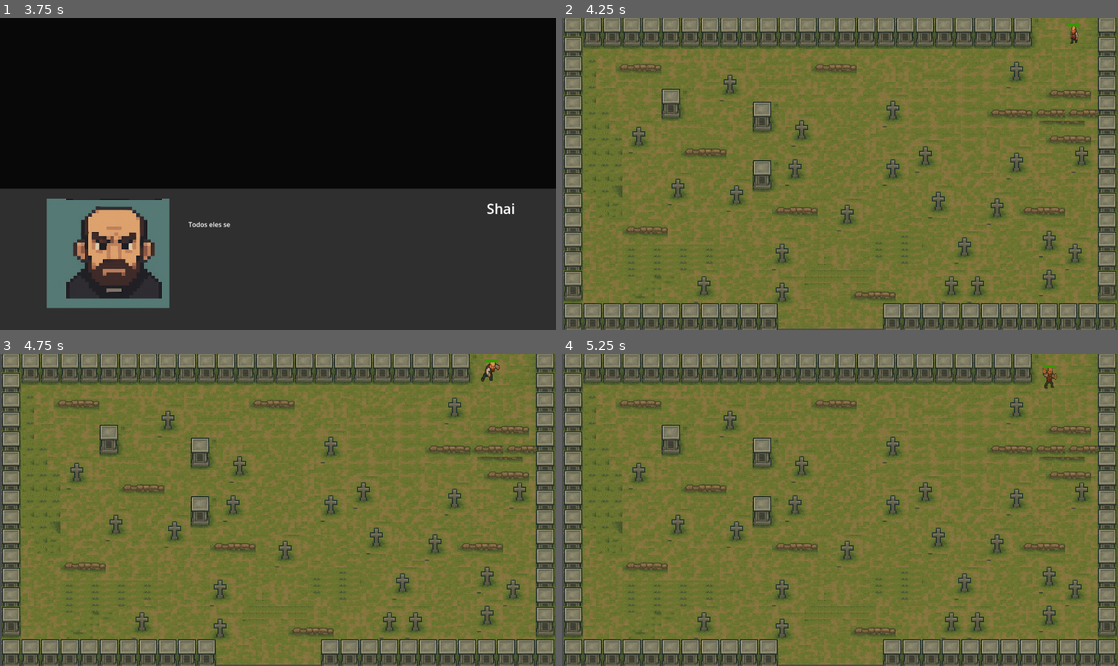
Above: before the commit, frames 1-4 (two rows, left to right).
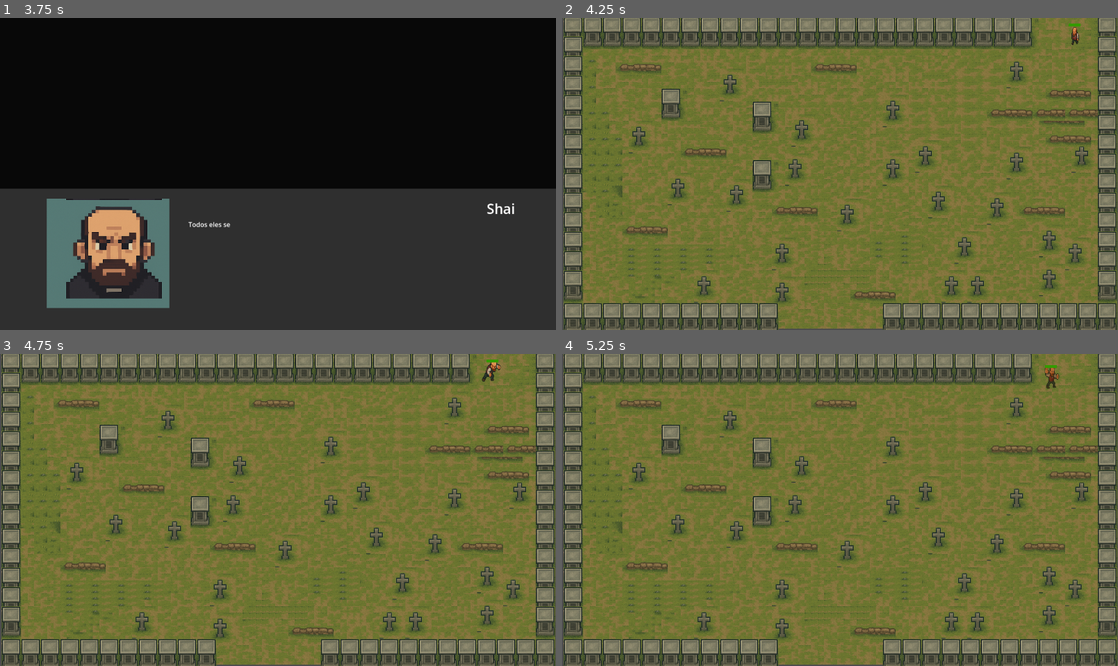
Above: after the commit, the same moments.

Repository: lusgaoliveira/sunchaser
Game: Godot game, scene res://phases/phase_1/phase_1.tscn
Two runs of this game, one before a commit and one after it. Both use one fixed random seed, a clock stepped at 60 frames per second and the inputs below.
Inputs:
- Up to frame 1 (3.75 s): tap Enter (ui_accept) at 0.5, 0.77, 1.25, 1.52, 2, 2.75, 3.02, 3.5 s; hold Right (ui_right) 0.53-1.28 s; tap X (attack1, bound only before the commit) at 0.6, 1.55, 2.1, 3.05, 3.6 s; tap Z (recover_health, bound only after the commit) at 0.8, 1.35, 2.3, 2.85 s; hold Down (ui_down) 1.28-2.03 s; hold Right (ui_right) 2.03-2.78 s; hold Up (ui_up) 2.78-3.53 s; hold Left (ui_left) from 3.53 s (still down)
- Up to frame 2 (4.25 s): keep holding Left (ui_left); tap Enter (ui_accept) at 3.77 s; tap Z (recover_health, bound only after the commit) at 3.8 s
- Up to frame 3 (4.75 s): keep holding Left (ui_left); tap Z (recover_health, bound only after the commit) at 4.35 s; tap Enter (ui_accept) at 4.52 s; tap X (attack1, bound only before the commit) at 4.55 s
- Up to frame 4 (5.25 s): tap Enter (ui_accept) at 5 s; release Left (ui_left) at 5.03 s; hold Down (ui_down) from 5.03 s (still down); tap X (attack1, bound only before the commit) at 5.1 s

Frame 1 is identical in both runs. In frame 2, less than 0.1% of the frame differs, in the area x 90-94%, y 1-9%; in frame 3, less than 0.1%; in frame 4, 0.1%, in the area x 86-90%, y 3-12%.

Commit message:
feat: add knockaber and new pose on player

Diff:
--- a/characters/player/player.gd
+++ b/characters/player/player.gd
@@ -1,6 +1,7 @@
 extends CharacterBody2D
 
 @onready var animation := $AnimatedSprite2D as AnimatedSprite2D
+@onready var attack_area: Area2D = $hitbox
 @onready var barra_de_vida: ProgressBar = $ProgressBar
 
 const SPEED = 150.0
@@ -9,6 +10,8 @@
 var max_health := 100
 var health := 100
 var is_attacking := false
+var knockback_velocity := Vector2.ZERO
+var is_knockback := false
 
 func _ready() -> void:
 	barra_de_vida.max_value = max_health
@@ -16,6 +19,11 @@
 	add_to_group("player")
 
 func _physics_process(_delta) -> void:
+	if is_knockback:
+		velocity = knockback_velocity
+		move_and_slide()
+		return
+
 	var input_vector := Vector2(
 		Input.get_action_strength("ui_right") - Input.get_action_strength("ui_left"),
 		Input.get_action_strength("ui_down") - Input.get_action_strength("ui_up")
@@ -26,8 +34,12 @@
 		move_and_slide()
 		play_animation(input_vector)
 
-	if Input.is_action_just_pressed("attack1") and not is_attacking:
+	if Input.is_action_just_pressed("attack") and not is_attacking:
 		perform_attack()
+
+	if Input.is_action_just_pressed("recover_health") and not is_attacking and not is_knockback:
+		recover_health(15)
+
 
 
 func play_animation(direction: Vector2) -> void:
@@ -53,27 +65,57 @@
 func perform_attack() -> void:
 	is_attacking = true
 
-	var direction = velocity.normalized()
-
-	if direction.y > 0:
-		animation.animation = "load"  # ataque frente
-	elif direction.y < 0 or direction.x != 0:
-		animation.animation = "attack2"  # ataque trás ou lateral
+	# Toca animação
+	if velocity.y > 0:
+		animation.animation = "load"
+	elif velocity.y < 0 or velocity.x != 0:
+		animation.animation = "attack"
 	else:
-		animation.animation = "attack2"
+		animation.animation = "attack"
 
 	animation.play()
-	await get_tree().create_timer(0.4).timeout
+
+	attack_area.monitoring = true
+	await get_tree().create_timer(0.1).timeout
+
+	# Aplica dano a quem estiver na área
+	for body in attack_area.get_overlapping_bodies():
+		if body.is_in_group("skulls"):
+			body.take_damage(25, global_position)
+
+	attack_area.monitoring = false
+
+	# Espera fim da animação
+	await get_tree().create_timer(0.3).timeout
 	is_attacking = false
 	play_animation(velocity.normalized())
 
-func take_damage(amount: int) -> void:
+func apply_knockback(force: Vector2) -> void:
+	knockback_velocity = force
+	is_knockback = true
+	await get_tree().create_timer(0.15).timeout
+	is_knockback = false
+
+func take_damage(amount: int, attacker_pos: Vector2 = global_position) -> void:
 	health -= amount
 	barra_de_vida.value = health
 
 	print("Player tomou dano! Vida atual: %d" % health)
+
+	# Aplica knockback
+	var dir = (global_position - attacker_pos).normalized()
+	apply_knockback(dir * 200)
+
 	if health <= 0:
 		die()
 
+
+func recover_health(amount: int) -> void:
+	health = min(health + amount, max_health)  # não passa do máximo
+	barra_de_vida.value = health
+	print("Player recuperou vida! Vida atual: %d" % health)
+	animation.animation = "recover_health"
+	animation.play()
+
 func die() -> void:
 	queue_free()
--- a/characters/player/player.tscn
+++ b/characters/player/player.tscn
@@ -88,6 +88,22 @@
 atlas = ExtResource("4_gqopd")
 region = Rect2(0, 0, 250, 250)
 
+[sub_resource type="AtlasTexture" id="AtlasTexture_gro5v"]
+atlas = ExtResource("5_icpky")
+region = Rect2(333, 55, 333, 236)
+
+[sub_resource type="AtlasTexture" id="AtlasTexture_dwr0q"]
+atlas = ExtResource("5_icpky")
+region = Rect2(0, 55, 333, 236)
+
+[sub_resource type="AtlasTexture" id="AtlasTexture_cosaq"]
+atlas = ExtResource("5_icpky")
+region = Rect2(666, 55, 333, 236)
+
+[sub_resource type="AtlasTexture" id="AtlasTexture_bakn2"]
+atlas = ExtResource("5_icpky")
+region = Rect2(0, 291, 333, 236)
+
 [sub_resource type="AtlasTexture" id="AtlasTexture_o3aog"]
 atlas = ExtResource("5_icpky")
 region = Rect2(666, 291, 333, 236)
@@ -96,21 +112,33 @@
 atlas = ExtResource("5_icpky")
 region = Rect2(333, 291, 333, 236)
 
-[sub_resource type="AtlasTexture" id="AtlasTexture_gro5v"]
-atlas = ExtResource("5_icpky")
-region = Rect2(333, 55, 333, 236)
-
-[sub_resource type="AtlasTexture" id="AtlasTexture_dwr0q"]
-atlas = ExtResource("5_icpky")
-region = Rect2(0, 55, 333, 236)
-
-[sub_resource type="AtlasTexture" id="AtlasTexture_cosaq"]
-atlas = ExtResource("5_icpky")
-region = Rect2(666, 55, 333, 236)
-
-[sub_resource type="AtlasTexture" id="AtlasTexture_bakn2"]
-atlas = ExtResource("5_icpky")
-region = Rect2(0, 291, 333, 236)
+[sub_resource type="AtlasTexture" id="AtlasTexture_s04et"]
+atlas = ExtResource("10_fpo3a")
+region = Rect2(0, 45, 250, 235)
+
+[sub_resource type="AtlasTexture" id="AtlasTexture_hfasb"]
+atlas = ExtResource("10_fpo3a")
+region = Rect2(250, 45, 250, 235)
+
+[sub_resource type="AtlasTexture" id="AtlasTexture_6ew83"]
+atlas = ExtResource("10_fpo3a")
+region = Rect2(500, 45, 250, 235)
+
+[sub_resource type="AtlasTexture" id="AtlasTexture_iy54p"]
+atlas = ExtResource("10_fpo3a")
+region = Rect2(0, 280, 250, 235)
+
+[sub_resource type="AtlasTexture" id="AtlasTexture_ro1nf"]
+atlas = ExtResource("10_fpo3a")
+region = Rect2(250, 280, 250, 235)
+
+[sub_resource type="AtlasTexture" id="AtlasTexture_rdr38"]
+atlas = ExtResource("11_kyfeq")
+region = Rect2(250, 515, 250, 235)
+
+[sub_resource type="AtlasTexture" id="AtlasTexture_8ov6p"]
+atlas = ExtResource("11_kyfeq")
+region = Rect2(500, 515, 250, 235)
 
 [sub_resource type="AtlasTexture" id="AtlasTexture_2xk8k"]
 atlas = ExtResource("6_58jvb")
@@ -164,6 +192,18 @@
 atlas = ExtResource("9_d2agh")
 region = Rect2(0, 252, 250, 248)
 
+[sub_resource type="AtlasTexture" id="AtlasTexture_mktlq"]
+atlas = ExtResource("9_d2agh")
+region = Rect2(250, 252, 250, 248)
+
+[sub_resource type="AtlasTexture" id="AtlasTexture_nwolj"]
+atlas = ExtResource("9_d2agh")
+region = Rect2(500, 252, 250, 248)
+
+[sub_resource type="AtlasTexture" id="AtlasTexture_14xb3"]
+atlas = ExtResource("9_d2agh")
+region = Rect2(500, 500, 250, 248)
+
 [sub_resource type="AtlasTexture" id="AtlasTexture_7owf2"]
 atlas = ExtResource("9_d2agh")
 region = Rect2(0, 500, 250, 248)
@@ -172,89 +212,49 @@
 atlas = ExtResource("9_d2agh")
 region = Rect2(250, 500, 250, 248)
 
-[sub_resource type="AtlasTexture" id="AtlasTexture_s04et"]
-atlas = ExtResource("10_fpo3a")
+[sub_resource type="AtlasTexture" id="AtlasTexture_wiq46"]
+atlas = ExtResource("10_fpo3a")
+region = Rect2(500, 280, 250, 235)
+
+[sub_resource type="AtlasTexture" id="AtlasTexture_4pmip"]
+atlas = ExtResource("10_fpo3a")
+region = Rect2(0, 515, 250, 235)
+
+[sub_resource type="AtlasTexture" id="AtlasTexture_lpvo7"]
+atlas = ExtResource("10_fpo3a")
+region = Rect2(250, 515, 250, 235)
+
+[sub_resource type="AtlasTexture" id="AtlasTexture_14epw"]
+atlas = ExtResource("10_fpo3a")
+region = Rect2(500, 515, 250, 235)
+
+[sub_resource type="AtlasTexture" id="AtlasTexture_arbsv"]
+atlas = ExtResource("11_kyfeq")
 region = Rect2(0, 45, 250, 235)
 
-[sub_resource type="AtlasTexture" id="AtlasTexture_hfasb"]
-atlas = ExtResource("10_fpo3a")
+[sub_resource type="AtlasTexture" id="AtlasTexture_q3y00"]
+atlas = ExtResource("11_kyfeq")
 region = Rect2(250, 45, 250, 235)
 
-[sub_resource type="AtlasTexture" id="AtlasTexture_6ew83"]
-atlas = ExtResource("10_fpo3a")
+[sub_resource type="AtlasTexture" id="AtlasTexture_b8hv6"]
+atlas = ExtResource("11_kyfeq")
 region = Rect2(500, 45, 250, 235)
 
-[sub_resource type="AtlasTexture" id="AtlasTexture_iy54p"]
-atlas = ExtResource("10_fpo3a")
+[sub_resource type="AtlasTexture" id="AtlasTexture_jw2xc"]
+atlas = ExtResource("11_kyfeq")
 region = Rect2(0, 280, 250, 235)
 
-[sub_resource type="AtlasTexture" id="AtlasTexture_ro1nf"]
-atlas = ExtResource("10_fpo3a")
+[sub_resource type="AtlasTexture" id="AtlasTexture_s1db0"]
+atlas = ExtResource("11_kyfeq")
 region = Rect2(250, 280, 250, 235)
 
-[sub_resource type="AtlasTexture" id="AtlasTexture_wiq46"]
-atlas = ExtResource("10_fpo3a")
+[sub_resource type="AtlasTexture" id="AtlasTexture_ufgs6"]
+atlas = ExtResource("11_kyfeq")
 region = Rect2(500, 280, 250, 235)
 
-[sub_resource type="AtlasTexture" id="AtlasTexture_4pmip"]
-atlas = ExtResource("10_fpo3a")
+[sub_resource type="AtlasTexture" id="AtlasTexture_hcyfd"]
+atlas = ExtResource("11_kyfeq")
 region = Rect2(0, 515, 250, 235)
-
-[sub_resource type="AtlasTexture" id="AtlasTexture_lpvo7"]
-atlas = ExtResource("10_fpo3a")
-region = Rect2(250, 515, 250, 235)
-
-[sub_resource type="AtlasTexture" id="AtlasTexture_14epw"]
-atlas = ExtResource("10_fpo3a")
-region = Rect2(500, 515, 250, 235)
-
-[sub_resource type="AtlasTexture" id="AtlasTexture_arbsv"]
-atlas = ExtResource("11_kyfeq")
-region = Rect2(0, 45, 250, 235)
-
-[sub_resource type="AtlasTexture" id="AtlasTexture_q3y00"]
-atlas = ExtResource("11_kyfeq")
-region = Rect2(250, 45, 250, 235)
-
-[sub_resource type="AtlasTexture" id="AtlasTexture_b8hv6"]
-atlas = ExtResource("11_kyfeq")
-region = Rect2(500, 45, 250, 235)
-
-[sub_resource type="AtlasTexture" id="AtlasTexture_jw2xc"]
-atlas = ExtResource("11_kyfeq")
-region = Rect2(0, 280, 250, 235)
-
-[sub_resource type="AtlasTexture" id="AtlasTexture_s1db0"]
-atlas = ExtResource("11_kyfeq")
-region = Rect2(250, 280, 250, 235)
-
-[sub_resource type="AtlasTexture" id="AtlasTexture_ufgs6"]
-atlas = ExtResource("11_kyfeq")
-region = Rect2(500, 280, 250, 235)
-
-[sub_resource type="AtlasTexture" id="AtlasTexture_hcyfd"]
-atlas = ExtResource("11_kyfeq")
-region = Rect2(0, 515, 250, 235)
-
-[sub_resource type="AtlasTexture" id="AtlasTexture_rdr38"]
-atlas = ExtResource("11_kyfeq")
-region = Rect2(250, 515, 250, 235)
-
-[sub_resource type="AtlasTexture" id="AtlasTexture_8ov6p"]
-atlas = ExtResource("11_kyfeq")
-region = Rect2(500, 515, 250, 235)
-
-[sub_resource type="AtlasTexture" id="AtlasTexture_mktlq"]
-atlas = ExtResource("9_d2agh")
-region = Rect2(250, 252, 250, 248)
-
-[sub_resource type="AtlasTexture" id="AtlasTexture_nwolj"]
-atlas = ExtResource("9_d2agh")
-region = Rect2(500, 252, 250, 248)
-
-[sub_resource type="AtlasTexture" id="AtlasTexture_14xb3"]
-atlas = ExtResource("9_d2agh")
-region = Rect2(500, 500, 250, 248)
 
 [sub_resource type="AtlasTexture" id="AtlasTexture_rl2bm"]
 atlas = ExtResource("7_8l73k")
@@ -352,30 +352,46 @@
 }, {
 "frames": [{
 "duration": 1.0,
+"texture": SubResource("AtlasTexture_gro5v")
+}, {
+"duration": 1.0,
+"texture": SubResource("AtlasTexture_dwr0q")
+}, {
+"duration": 1.0,
+"texture": SubResource("AtlasTexture_cosaq")
+}, {
+"duration": 1.0,
+"texture": SubResource("AtlasTexture_bakn2")
+}, {
+"duration": 1.0,
 "texture": SubResource("AtlasTexture_o3aog")
 }, {
 "duration": 1.0,
 "texture": SubResource("AtlasTexture_5rrwf")
-}],
-"loop": false,
-"name": &"attack1",
-"speed": 5.0
-}, {
-"frames": [{
-"duration": 1.0,
-"texture": SubResource("AtlasTexture_gro5v")
-}, {
-"duration": 1.0,
-"texture": SubResource("AtlasTexture_dwr0q")
-}, {
-"duration": 1.0,
-"texture": SubResource("AtlasTexture_cosaq")
-}, {
-"duration": 1.0,
-"texture": SubResource("AtlasTexture_bakn2")
-}],
-"loop": true,
-"name": &"attack2",
+}, {
+"duration": 1.0,
+"texture": SubResource("AtlasTexture_s04et")
+}, {
+"duration": 1.0,
+"texture": SubResource("AtlasTexture_hfasb")
+}, {
+"duration": 1.0,
+"texture": SubResource("AtlasTexture_6ew83")
+}, {
+"duration": 1.0,
+"texture": SubResource("AtlasTexture_iy54p")
+}, {
+"duration": 1.0,
+"texture": SubResource("AtlasTexture_ro1nf")
+}, {
+"duration": 1.0,
+"texture": SubResource("AtlasTexture_rdr38")
+}, {
+"duration": 1.0,
+"texture": SubResource("AtlasTexture_8ov6p")
+}],
+"loop": true,
+"name": &"attack",
 "speed": 5.0
 }, {
 "frames": [{
@@ -437,6 +453,15 @@
 "texture": SubResource("AtlasTexture_f0ap2")
 }, {
 "duration": 1.0,
+"texture": SubResource("AtlasTexture_mktlq")
+}, {
+"duration": 1.0,
+"texture": SubResource("AtlasTexture_nwolj")
+}, {
+"duration": 1.0,
+"texture": SubResource("AtlasTexture_14xb3")
+}, {
+"duration": 1.0,
 "texture": SubResource("AtlasTexture_7owf2")
 }, {
 "duration": 1.0,
@@ -526,6 +551,17 @@
 }, {
 "frames": [{
 "duration": 1.0,
+"texture": SubResource("AtlasTexture_q3y00")
+}, {
+"duration": 1.0,
+"texture": SubResource("AtlasTexture_b8hv6")
+}],
+"loop": false,
+"name": &"recover_health",
+"speed": 5.0
+}, {
+"frames": [{
+"duration": 1.0,
 "texture": SubResource("AtlasTexture_rl2bm")
 }, {
 "duration": 1.0,
@@ -558,6 +594,9 @@
 
 [sub_resource type="StyleBoxFlat" id="StyleBoxFlat_on558"]
 bg_color = Color(0.203858, 0.603782, 0, 1)
+
+[sub_resource type="CircleShape2D" id="CircleShape2D_3t07l"]
+radius = 40.1123
 
 [node name="Player" type="CharacterBody2D"]
 position = Vector2(6, -14)
@@ -579,7 +618,7 @@
 scale = Vector2(0.169312, 0.268066)
 skew = 0.0174533
 sprite_frames = SubResource("SpriteFrames_di0ei")
-animation = &"left"
+animation = &"attack"
 
 [node name="ProgressBar" type="ProgressBar" parent="."]
 offset_left = -21.0
@@ -589,3 +628,9 @@
 theme_override_styles/background = SubResource("StyleBoxFlat_3t07l")
 theme_override_styles/fill = SubResource("StyleBoxFlat_on558")
 show_percentage = false
+
+[node name="hitbox" type="Area2D" parent="."]
+
+[node name="Collision" type="CollisionShape2D" parent="hitbox"]
+position = Vector2(-4, 15)
+shape = SubResource("CircleShape2D_3t07l")
--- a/characters/skull/skull.gd
+++ b/characters/skull/skull.gd
@@ -2,10 +2,13 @@
 
 @export var velocidade := 60
 @onready var animation := $AnimatedSprite2D
-@onready var attack_area := $Area2D  # Certifique-se de que existe
+@onready var attack_area := $Area2D
+@onready var barra_de_vida: ProgressBar = $ProgressBar
 
-var max_life := 30
-var current_life := 30
+var knockback_velocity := Vector2.ZERO
+var is_knockback := false
+var max_health := 100
+var health := 100
 var player: Node2D = null
 var can_attack := true
 
@@ -24,6 +27,11 @@
 
 
 func _physics_process(_delta) -> void:
+	if is_knockback:
+		velocity = knockback_velocity
+		move_and_slide()
+		return
+
 	if player and is_instance_valid(player):
 		var direcao := player.global_position - global_position
 		var distancia := direcao.length()
@@ -34,6 +42,7 @@
 			velocity = Vector2.ZERO
 
 		move_and_slide()
+
 
 
 func _attack():
@@ -47,12 +56,25 @@
 
 func _on_area_2d_body_entered(body):
 	if body.is_in_group("player") and can_attack:
-		body.take_damage(10)
+		body.take_damage(5, global_position)
 
-func take_damage(value: int) -> void:
-	current_life -= value
-	if current_life <= 0:
+func apply_knockback(force: Vector2) -> void:
+	knockback_velocity = force
+	is_knockback = true
+	await get_tree().create_timer(0.15).timeout
+	is_knockback = false
+
+func take_damage(amount: int, attacker_pos: Vector2 = global_position) -> void:
+	health -= amount
+	barra_de_vida.value = health
+
+	# Aplicar knockback
+	var dir = (global_position - attacker_pos).normalized()
+	apply_knockback(dir * 200)
+
+	if health <= 0:
 		die()
 
-func die():
+
+func die() -> void:
 	queue_free()
--- a/characters/skull/skull.tscn
+++ b/characters/skull/skull.tscn
@@ -441,4 +441,9 @@
 [node name="Left" type="RayCast2D" parent="."]
 target_position = Vector2(50, 0)
 
+[node name="ProgressBar" type="ProgressBar" parent="."]
+offset_right = 4.0
+offset_bottom = 27.0
+value = 100.0
+
 [connection signal="body_entered" from="Area2D" to="." method="_on_area_2d_body_entered"]
--- a/project.godot
+++ b/project.godot
@@ -23,8 +23,13 @@
 
 [input]
 
-attack1={
+attack={
 "deadzone": 0.2,
 "events": [Object(InputEventKey,"resource_local_to_scene":false,"resource_name":"","device":-1,"window_id":0,"alt_press …(192 unchanged characters)…
 ]
 }
+recover_health={
+"deadzone": 0.2,
+"events": [Object(InputEventKey,"resource_local_to_scene":false,"resource_name":"","device":-1,"window_id":0,"alt_pressed":false,"shift_pressed":false,"ctrl_pressed":false,"meta_pressed":false,"pressed":false,"keycode":0,"physical_keycode":90,"key_label":0,"unicode":122,"location":0,"echo":false,"script":null)
+]
+}
Not shown: 1 places in characters/player/player.tscn that only renumber resources
